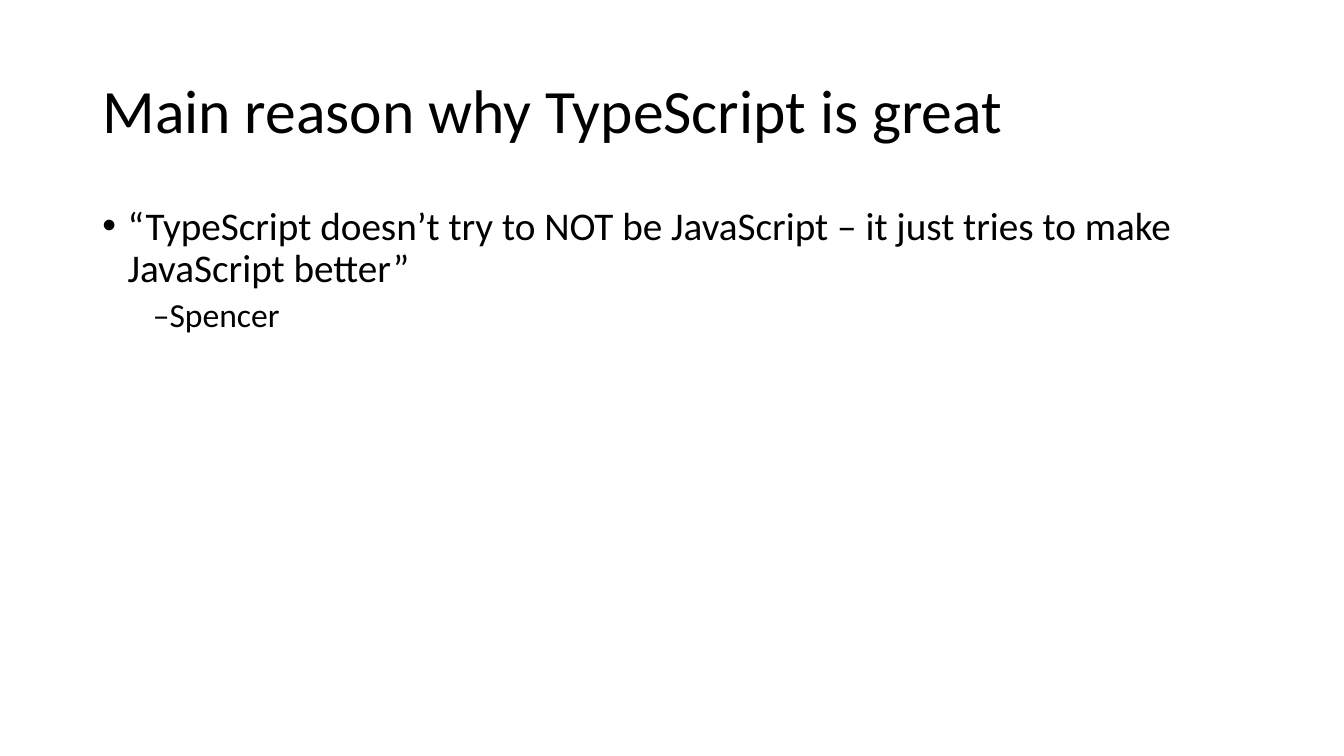
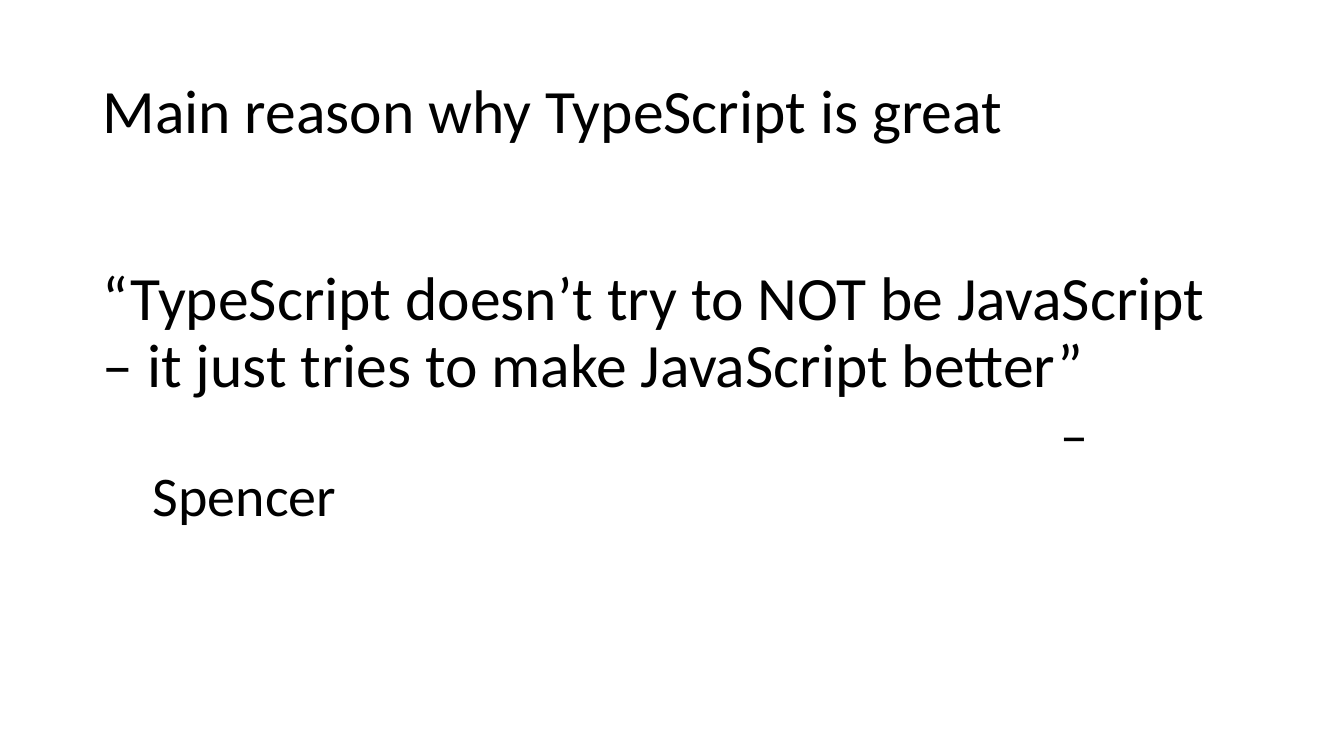
Before and after one commit to schneidenbach/Angular2-AspNetCore-TypeScript-Workshop, a slide deck: slide 3 of slides/1 - TypeScript.pptx. Drawn at 1344x756 pixels with LibreOffice and Linux fonts; fonts in the diff are those of the drawing. Boxes give left, top, right and bottom in pixels: in the first picture for what was removed or moved away, otherwise in the second. Text is boxed around its words. In the diff, an @@ line names an element or a change of style, - is before the commit and + after.

```diff
--- a/slides/1 - TypeScript.pptx
+++ b/slides/1 - TypeScript.pptx
@@ text "“TypeScript doesn’t try to NOT ..." at [102, 275, 1204, 525]: size 28 to 44 pt; size 24 to 40 pt in "–Spencer"; bullet • to none @@
```
Also in this commit, not shown: 1 other slide changed, 26 other files.
